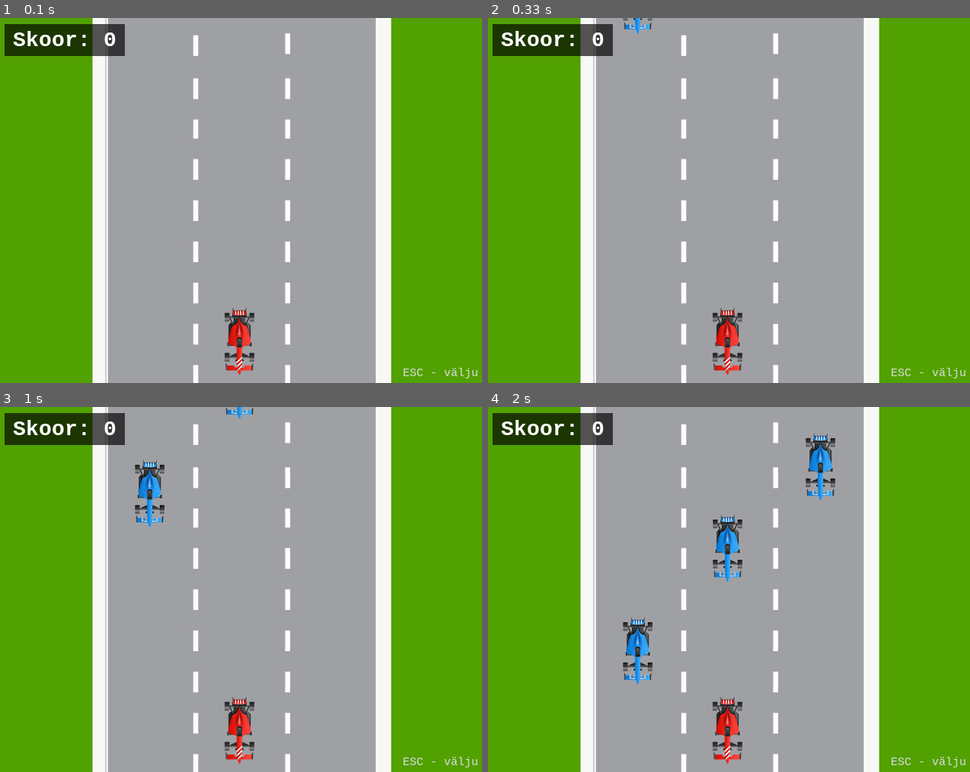
Above: before the commit, frames 1-4 (two rows, left to right).
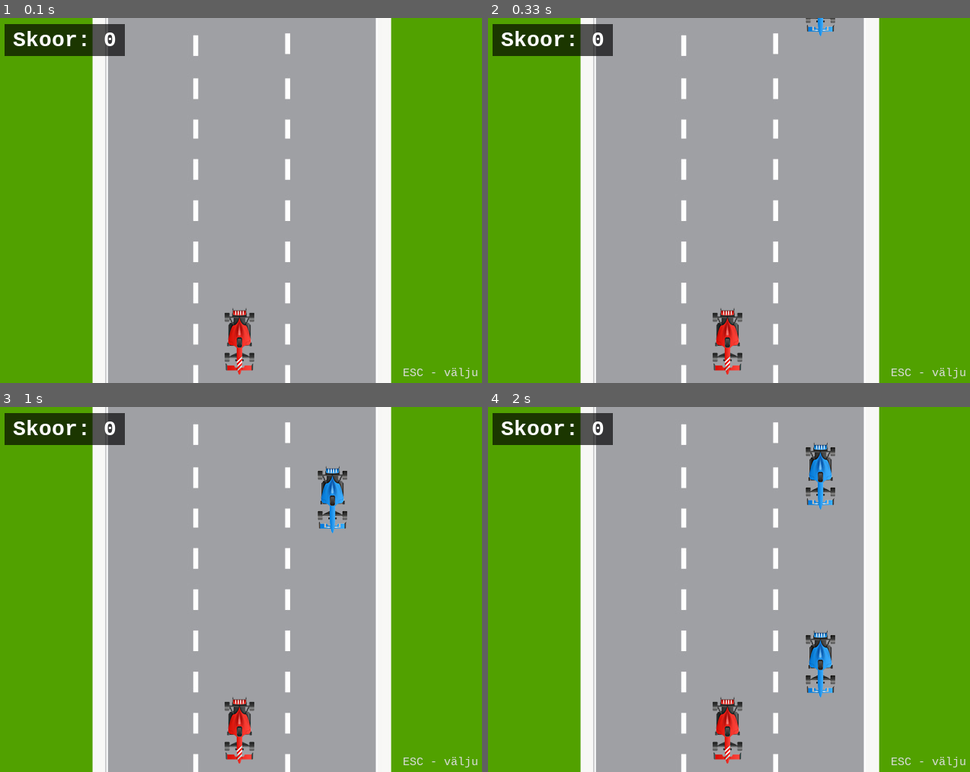
Above: after the commit, the same moments.

Repository: kevkorgmaa/tarkarendus
Game: pygame game, started from animeerimine/auto.py
Two runs of this game, one before a commit and one after it. Both use one fixed random seed, a clock stepped at 60 frames per second and the inputs below.
Inputs:
- Up to frame 1 (0.1 s): no input
- Up to frame 2 (0.33 s): no input
- Up to frame 3 (1 s): no input
- Up to frame 4 (2 s): no input

Frame 1 is identical in both runs. In frame 2, 0.3% of the frame differs, in the area x 27-73%, y 0-5%; in frame 3, 1.5%; in frame 4, 2.9%, in the area x 27-73%, y 7-80%.

Commit message:
uuendatud

Diff:
--- a/animeerimine/auto.py
+++ b/animeerimine/auto.py
@@ -3,129 +3,122 @@
 import random
 import os
 
-pygame.init()  # käivitab pygame'i
+pygame.init()
 
-# akna mõõdud
 W, H = 640, 480
-screen = pygame.display.set_mode((W, H))  # loob akna
-pygame.display.set_caption("Rally Mäng")  # akna pealkiri
+screen = pygame.display.set_mode((W, H))
+pygame.display.set_caption("Rally Mäng")
+clock = pygame.time.Clock()
+font_big = pygame.font.SysFont("monospace", 28, bold=True)
+font_small = pygame.font.SysFont("monospace", 15)
 
-clock = pygame.time.Clock()  # FPS kontroll
-font_big = pygame.font.SysFont("monospace", 28, bold=True)  # suur font
-font_small = pygame.font.SysFont("monospace", 15)  # väike font
-
-# leiab faili kausta
 BASE_DIR = os.path.dirname(os.path.abspath(__file__))
 
-# taustapildi laadimine
 bg_img = pygame.image.load(os.path.join(BASE_DIR, "bg_rally.jpg")).convert()
-bg_img = pygame.transform.scale(bg_img, (W, H))  # sobitab ekraanile
+bg_img = pygame.transform.scale(bg_img, (W, H))
 
-# autode pildid
 red_img_raw = pygame.image.load(os.path.join(BASE_DIR, "f1_red.png")).convert_alpha()
 blue_img_raw = pygame.image.load(os.path.join(BASE_DIR, "f1_blue.png")).convert_alpha()
 
-# auto suurus
 CAR_W, CAR_H = 45, 90
 
-# muudab pildid väiksemaks
 red_img = pygame.transform.scale(red_img_raw, (CAR_W, CAR_H))
 blue_img = pygame.transform.scale(blue_img_raw, (CAR_W, CAR_H))
-
-# 3 raja keskpunktid vastavalt taustapildile
-# tee: x=148 kuni x=492, kriipsud x=248 ja x=384 juures
-LANES = [198, 316, 438]
 
 blue_img = pygame.transform.rotate(blue_img, 180)
 red_img  = pygame.transform.rotate(red_img, 180)
 
-# vastaste auto klass
+LANES = [198, 316, 438]
+
+
 class BlueCar:
-    def __init__(self, lane_idx, start_y):
-        self.lane = lane_idx          # millises reas
-        self.x = LANES[lane_idx]      # x määratakse üks kord, ei muutu
-        self.y = float(start_y)       # y asukoht
-        self.speed = random.uniform(2.0, 4.0)  # suvaline kiirus
+    def __init__(self):
+        self.lane = random.randint(0, 2)
+        self.x = LANES[self.lane]
+        self.y = float(-CAR_H)
+        self.speed = random.uniform(2.5, 4.0)
 
     def update(self):
-        self.y += self.speed  # liigub alla
+        self.y += self.speed
 
-        # kui jõuab ekraanist välja — tagasi üles, SAMA raja peal
-        if self.y > H + CAR_H:
-            self.y = float(random.randint(-150, -CAR_H))
-            self.speed = random.uniform(2.0, 4.0)
-            return True  # annab märku skooriks
-        return False
+    def done(self):
+        return self.y > H + CAR_H
 
     def draw(self, surf):
         rect = blue_img.get_rect(center=(self.x, int(self.y)))
         surf.blit(blue_img, rect)
 
 
-# skoori kuvamine
 def draw_score(surf, score):
     text = font_big.render("Skoor: " + str(score), True, (255, 255, 255))
-
-    # poolläbipaistev taust
     bg = pygame.Surface((text.get_width() + 22, 42), pygame.SRCALPHA)
     bg.fill((0, 0, 0, 170))
-
     surf.blit(bg, (8, 8))
     surf.blit(text, (19, 13))
 
 
-# põhimäng
 def main():
-    score = 0  # algskoor
-
-    # mängija auto algasukoht — keskmises rajas
+    score = 0
     red_x = LANES[1]
     red_y = H - CAR_H // 2 - 10
 
-    # üks auto igale rajale
-    blue_cars = []
-    for i in range(3):
-        start_y = -CAR_H - i * 150
-        blue_cars.append(BlueCar(i, start_y))
+    cars = []
+
+    # Järgmine spawn: auto tekib alles kui eelmine on jõudnud piisavalt alla
+    # (mõõdetud eelmise auto y järgi, mitte timeriga)
+    spawn_threshold = H // 3  # uus auto tekib kui eelmine on ekraani ülemises kolmandikus
+
+    # Esimene auto kohe
+    cars.append(BlueCar())
 
     running = True
     while running:
-        clock.tick(60)  # 60 FPS
+        clock.tick(60)
 
-        # sündmused
         for event in pygame.event.get():
             if event.type == pygame.QUIT:
                 running = False
             if event.type == pygame.KEYDOWN and event.key == pygame.K_ESCAPE:
                 running = False
 
-        # taust
         screen.blit(bg_img, (0, 0))
 
-        # vastaste autod
-        for car in blue_cars:
-            reached_bottom = car.update()
-            if reached_bottom:
-                score += 10  # lisa punkte
+        # Uuenda autosid
+        for car in cars:
+            car.update()
+
+        # Eemalda ekraanist väljunud autod
+        before = len(cars)
+        cars = [c for c in cars if not c.done()]
+        score += (before - len(cars)) * 10
+
+        # Spawni uus auto kui viimane on jõudnud piisavalt alla
+        # ja ekraanil on vähem kui 2 autot
+        if len(cars) < 2:
+            # Viimane auto — kontrolli kas see on piisavalt all
+            last_y = max((c.y for c in cars), default=-CAR_H)
+            if last_y > spawn_threshold:
+                cars.append(BlueCar())
+                # Järgmise spawni lävi on jälle pool ekraani
+                spawn_threshold = H // 3 + random.randint(-40, 40)
+
+        # Joonista
+        for car in cars:
             car.draw(screen)
 
-        # mängija auto
         red_rect = red_img.get_rect(center=(red_x, red_y))
         screen.blit(red_img, red_rect)
 
-        # skoor
         draw_score(screen, score)
 
-        # väike tekst alla
         hint = font_small.render("ESC - välju", True, (220, 220, 220))
         screen.blit(hint, (W - hint.get_width() - 10, H - 22))
 
-        pygame.display.flip()  # uuendab ekraani
+        pygame.display.flip()
 
     pygame.quit()
     sys.exit()
 
 
-# käivitab mängu
 if __name__ == "__main__":
     main()
